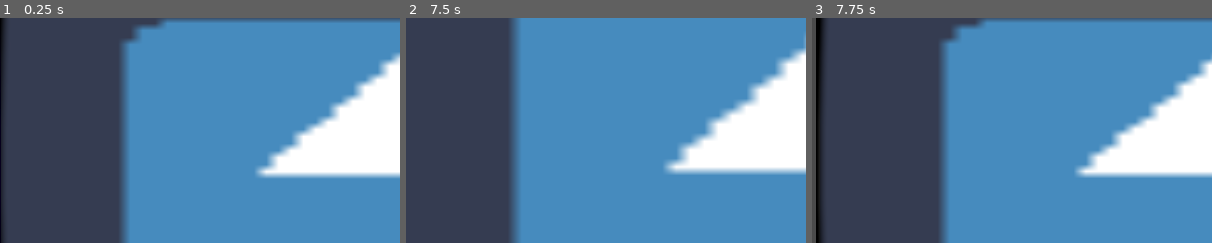
Above: before the commit, frames 1-3 (left to right).
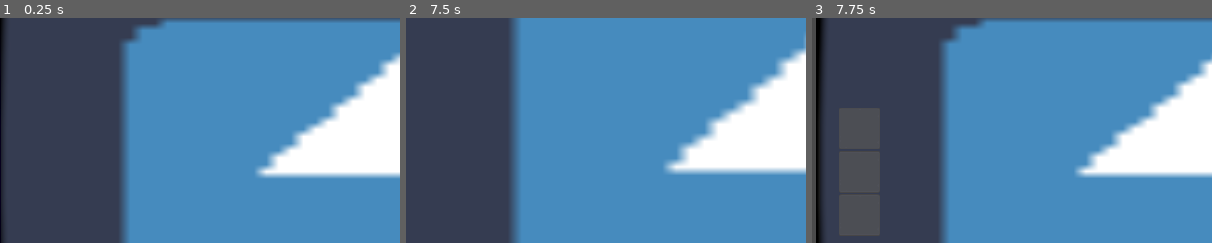
Above: after the commit, the same moments.

Repository: GaEsRaRe/UPCGameJam2018
Game: Godot game, scene res://Scenes/MainMenu.tscn
Two runs of this game, one before a commit and one after it. Both use one fixed random seed, a clock stepped at 60 frames per second and the inputs below. The engine's default icon, where the game draws it, is replaced by a stand-in: a white triangle on a blue panel in a dark square.
Inputs:
- Up to frame 1 (0.25 s): no input
- Up to frame 2 (7.5 s): click "Start Game" at 0.5 s; tap Enter at 1.25, 2.75, 4.25 s; hold Right (ui_right) 1.28-2.78 s; tap Up (ui_up) at 1.52, 2.27, 3.77, 4.52, 5.27, 6.77 s; tap Space at 2, 3.5, 5 s; hold Left (ui_left) 2.78-3.53 s; hold Right (ui_right) 3.53-5.03 s; hold Left (ui_left) 5.03-5.78 s; hold Right (ui_right) 5.78-6.53 s; hold Left (ui_left) from 6.53 s (still down)
- Up to frame 3 (7.75 s): keep holding Left (ui_left); tap Up (ui_up) at 7.52 s
The pictures show only the part of the screen within x 0-50%, y 18-68%; the shares and areas given below are measured in that part.

Frames 1-2 are identical in both runs. In frame 3, 0.2% of the frame differs, in the area x 7-17%, y 40-97%.

Commit message:
Music and Canvas

Diff:
--- a/Scenes/0.tscn
+++ b/Scenes/0.tscn
@@ -7,7 +7,8 @@
 [ext_resource path="res://Assets/BlackZone.tscn" type="PackedScene" id=5]
 [ext_resource path="res://Assets/Player.tscn" type="PackedScene" id=6]
 [ext_resource path="res://Assets/Screen.tscn" type="PackedScene" id=7]
-[ext_resource path="res://Music/TEMA PRINCIPAL - GABRIEL.ogg" type="AudioStream" id=8]
+[ext_resource path="res://Assets/Canvas.tscn" type="PackedScene" id=8]
+[ext_resource path="res://Music/TEMA PRINCIPAL - GABRIEL.ogg" type="AudioStream" id=9]
 
 [sub_resource type="Animation" id=1]
 
@@ -124,9 +125,16 @@
 margin_right = 765.0
 margin_bottom = 158.0
 
-[node name="AudioStreamPlayer2D" type="AudioStreamPlayer2D" parent="." index="8"]
+[node name="Canvas" parent="." index="8" instance=ExtResource( 8 )]
 
-stream = ExtResource( 8 )
+margin_left = -1088.0
+margin_top = -512.0
+margin_right = -988.0
+margin_bottom = -204.0
+
+[node name="AudioStreamPlayer2D" type="AudioStreamPlayer2D" parent="." index="9"]
+
+stream = ExtResource( 9 )
 volume_db = 24.0
 pitch_scale = 1.0
 autoplay = true
--- a/Scenes/1-1.tscn
+++ b/Scenes/1-1.tscn
@@ -9,6 +9,8 @@
 [ext_resource path="res://Assets/BlackZone.tscn" type="PackedScene" id=7]
 [ext_resource path="res://Assets/Player.tscn" type="PackedScene" id=8]
 [ext_resource path="res://Assets/Screen.tscn" type="PackedScene" id=9]
+[ext_resource path="res://Assets/Canvas.tscn" type="PackedScene" id=10]
+[ext_resource path="res://Assets/Music.tscn" type="PackedScene" id=11]
 
 [sub_resource type="Animation" id=1]
 
@@ -182,6 +184,15 @@
 margin_right = 760.923
 margin_bottom = 120.533
 
+[node name="Canvas" parent="." index="22" instance=ExtResource( 10 )]
+
+margin_left = -1088.0
+margin_top = -576.0
+margin_right = -988.0
+margin_bottom = -268.0
+
+[node name="AudioStreamPlayer2D" parent="." index="23" instance=ExtResource( 11 )]
+
 
 [editable path="BlackZone"]
 [editable path="BlackZone2"]
--- a/Scenes/1-5.tscn
+++ b/Scenes/1-5.tscn
@@ -9,6 +9,8 @@
 [ext_resource path="res://Assets/Teleport.tscn" type="PackedScene" id=7]
 [ext_resource path="res://Assets/BlackZone.tscn" type="PackedScene" id=8]
 [ext_resource path="res://Assets/Screen.tscn" type="PackedScene" id=9]
+[ext_resource path="res://Assets/Canvas.tscn" type="PackedScene" id=10]
+[ext_resource path="res://Assets/Music.tscn" type="PackedScene" id=11]
 
 [node name="0-0" type="Node2D" index="0"]
 
@@ -165,6 +167,15 @@
 margin_right = 178.0
 margin_bottom = 682.0
 
+[node name="Canvas" parent="." index="23" instance=ExtResource( 10 )]
+
+margin_left = -1664.0
+margin_top = -64.0
+margin_right = -1564.0
+margin_bottom = 244.0
+
+[node name="AudioStreamPlayer2D" parent="." index="24" instance=ExtResource( 11 )]
+
 
 [editable path="BlackZone"]
 [editable path="BlackZone2"]
--- a/Scenes/1-7.tscn
+++ b/Scenes/1-7.tscn
@@ -12,6 +12,7 @@
 [ext_resource path="res://Assets/Screen.tscn" type="PackedScene" id=10]
 [ext_resource path="res://Assets/Box.tscn" type="PackedScene" id=11]
 [ext_resource path="res://Assets/Canvas.tscn" type="PackedScene" id=12]
+[ext_resource path="res://Assets/Music.tscn" type="PackedScene" id=13]
 
 [node name="0-0" type="Node2D" index="0"]
 
@@ -180,6 +181,10 @@
 
 [node name="Canvas" parent="." index="25" instance=ExtResource( 12 )]
 
+editor/display_folded = true
+
+[node name="AudioStreamPlayer2D" parent="." index="26" instance=ExtResource( 13 )]
+
 
 [editable path="DoorWithKey"]
 [editable path="Key"]
Not shown: 1 places in Scenes/0.tscn that only renumber resources
Not shown: 1 places in Scenes/1-1.tscn that only renumber resources
Not shown: 1 places in Scenes/1-5.tscn that only renumber resources
Not shown: 1 places in Scenes/1-7.tscn that only renumber resources
